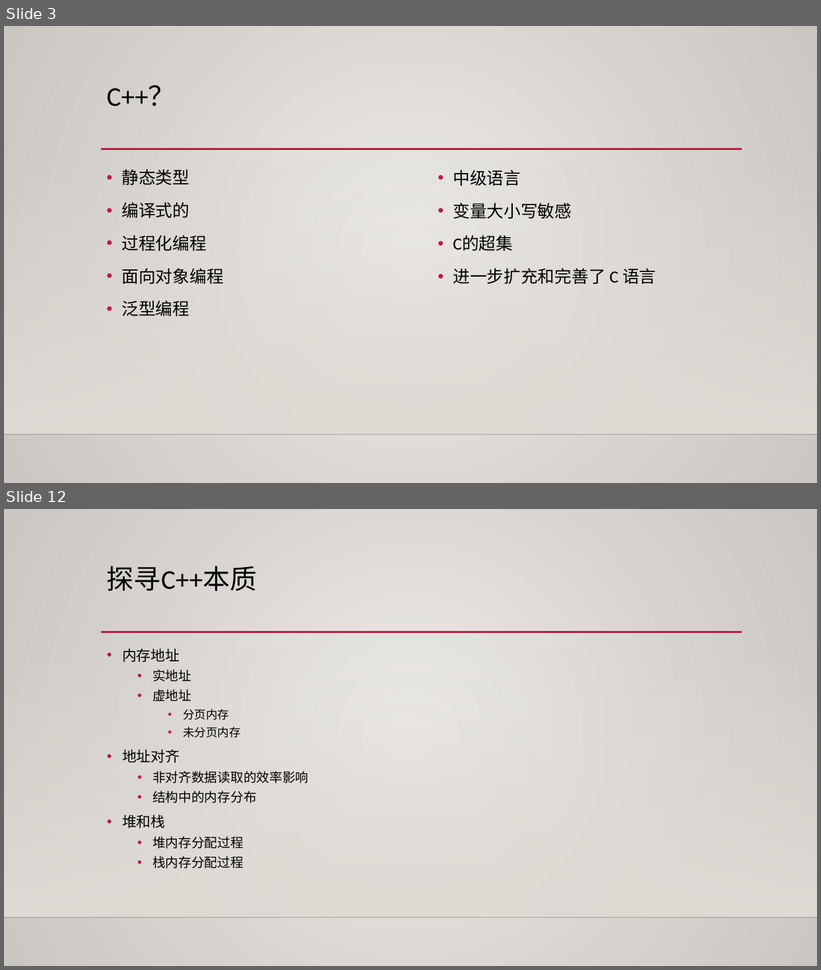
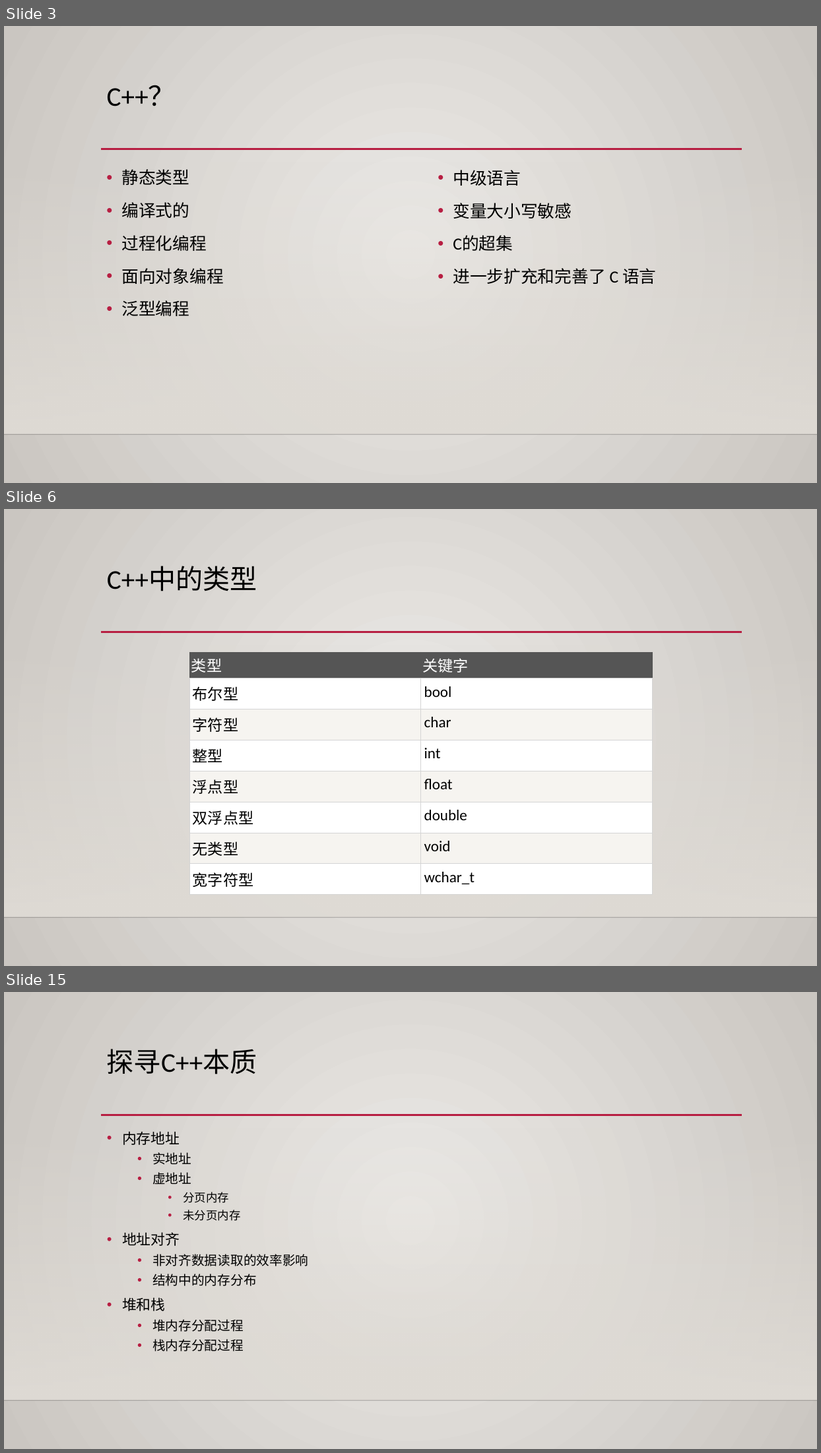
Before and after one commit to albertclass/Lessons, a slide deck: advance c++/courseware.pptx. Shown one above the other, each under a label of ours: slides 3 and 12 before the commit, slides 3, 6 and 15 after it; the slides between them are not shown. The pictures are 821x970 and 821x1453 pixels, drawn with LibreOffice and Linux fonts; fonts in the diff are those of the drawing; background and template pictures are left out. Boxes give left, top, right and bottom in pixels: in the first picture for what was removed or moved away, otherwise in the second. Text is boxed around its words. In the diff, an @@ line names an element or a change of style, - is before the commit and + after.

```diff
--- a/advance c++/courseware.pptx
+++ b/advance c++/courseware.pptx
@@ slide 6 added at box(4, 509, 817, 966), background gradient #ECEAE7 to #CAC7C1; not listed: 3 template elements that a slide beside it also shows @@
@@ title added at box(107, 566, 257, 591), 32 pt, text #000000 @@
+C++中的类型
@@ table added at box(189, 652, 653, 890), 8 rows, 2 columns @@
+类型 | 关键字
+布尔型 | bool
+字符型 | char
+整型 | int
+浮点型 | float
+双浮点型 | double
+无类型 | void
+宽字符型 | wchar_t
@@ what was slide 12 is now slide 15 @@
```
Also in this commit, not shown: 7 slides changed, 3 other slides added, 1 slide removed, 55 other files.
